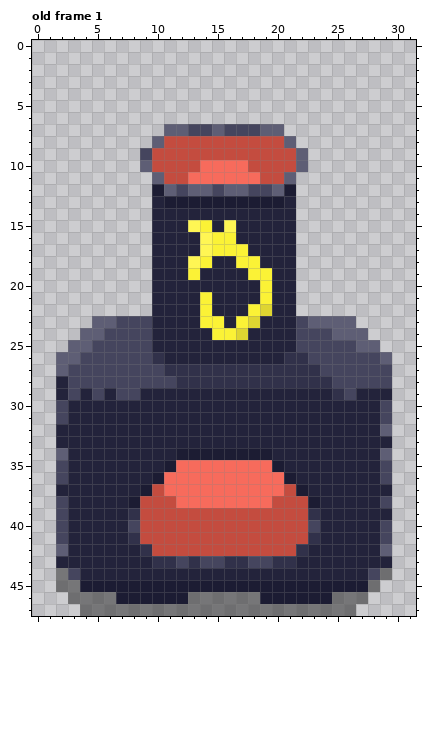
Two states of a pixel-art file, assets/environment/runesmithing/furnace.aseprite. Above: the version before the commit.
32x48 pixels, 1 frame. Shown: old frame 1. The commit also changed other frames, which this record leaves out.
The result:
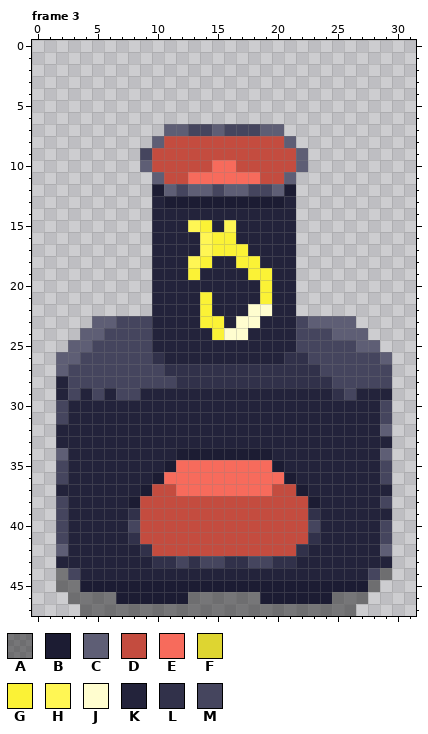
Palette (. is transparent): A #0000006c  B #1c1c33  C #5e5e75  D #c44c3f  E #f76b5c  F #ded531  G #fbf236  H #fff654  J #fffdcf  K #23233b  L #31314a  M #45455e
A new or re-ordered frame is compared with the old frame closest to it.
The exact change:
frames 1 -> 10
--- frame 3 is new; against old frame 1, layer "Furnace"
@@ x 12..19 @@
  9 DDDDDDDD
-10 DDEEEEDD
+10 DDDEEDDD
 11 DEEEEEED
@@ x 14..21 @@
 21 GKKKKGKK
-22 GKKKGFKK
-23 GGKGFKKK
-24 KGGFKKKK
+22 GKKKJJKK
+23 GGKJJKKK
+24 KGJJKKKK
 25 KKKKKKKK
@@ x 9..22 @@
 36 KBEEEEEEEEEEBK
-37 BDEEEEEEEEEEDB
-38 DDDEEEEEEEEDDD
+37 BDDEEEEEEEEDDB
+38 DDDDDDDDDDDDDD
 39 DDDDDDDDDDDDDD
Pixel boxes of the changes (left, top, right, bottom) in both pictures:
changed: (200, 160, 248, 172)
changed: (224, 304, 272, 340)
changed: (164, 484, 284, 508)
